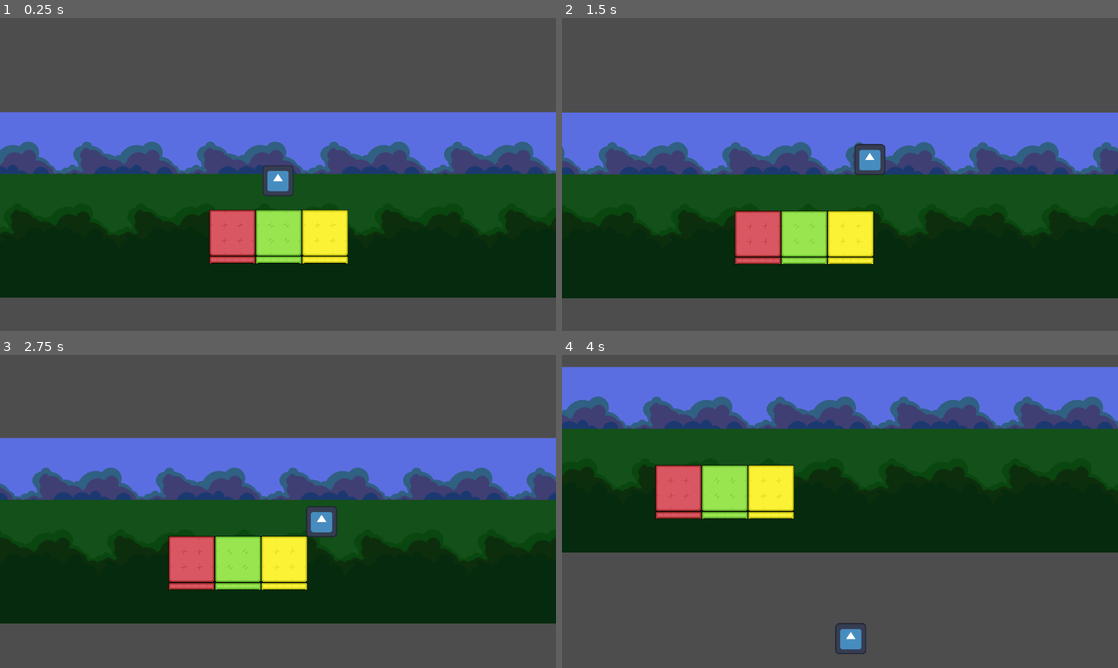
Above: before the commit, frames 1-4 (two rows, left to right).
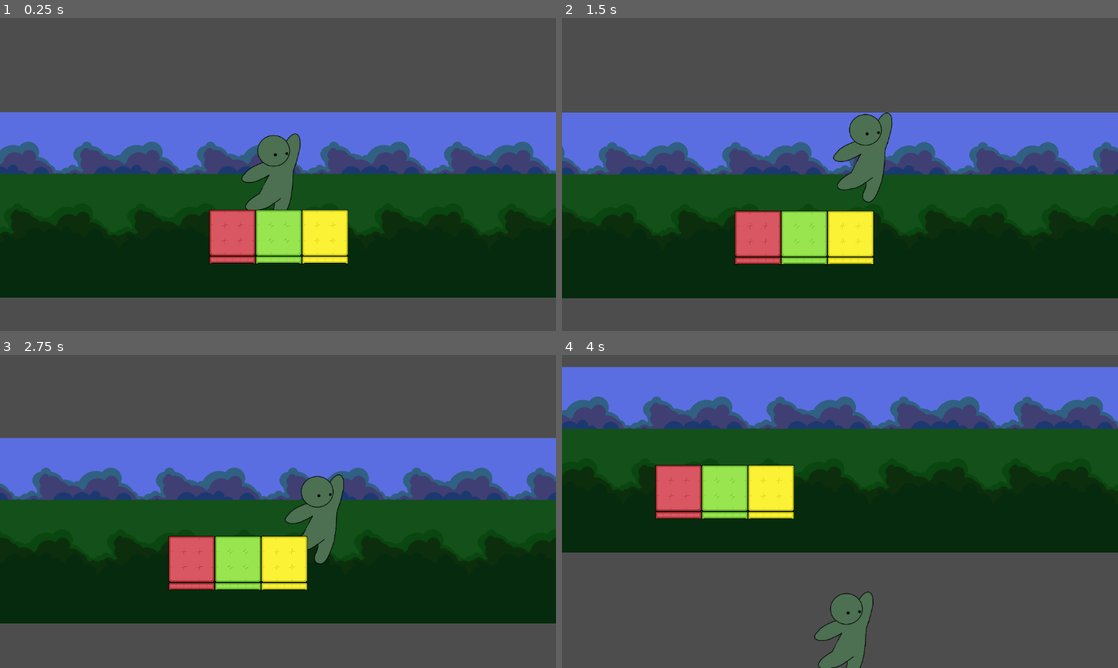
Above: after the commit, the same moments.

Repository: Red-Wool/CozyGameJam2025
Game: Godot game, scene res://world_scene.tscn
Two runs of this game, one before a commit and one after it. Both use one fixed random seed, a clock stepped at 60 frames per second and the inputs below. The engine's default icon, where the game draws it, is replaced by a stand-in: a white triangle on a blue panel in a dark square.
Inputs:
- Up to frame 1 (0.25 s): no input
- Up to frame 2 (1.5 s): hold D (right) 0.53-1.28 s; tap W (glide) at 0.6, 1.35 s; tap Space (jump) at 0.77 s; hold A (left) from 1.28 s (still down)
- Up to frame 3 (2.75 s): tap Space (jump) at 1.52 s; release A (left) at 2.03 s; hold D (right) from 2.03 s (still down); tap W (glide) at 2.1 s
- Up to frame 4 (4 s): tap W (glide) at 2.85, 3.6 s; tap Space (jump) at 3.02, 3.77 s; release D (right) at 3.53 s; hold A (left) from 3.53 s (still down)

The runs differ from the first frame. In frame 1, 1.7% of the frame differs, in the area x 43-55%, y 36-62%; in frame 2, 1.8%, in the area x 48-60%, y 30-59%; in frame 3, 1.7%; in frame 4, 1.7%.

Commit message:
This isnt much, I'm just gonna save it tonight and work on it tmr morning

Diff:
--- /dev/null
+++ b/Scenes/Gravity Test.tscn
@@ -0,0 +1,3 @@
+[gd_scene format=3 uid="uid://c8ofvfnw6s5li"]
+
+[node name="GravityTest" type="Node2D"]
--- /dev/null
+++ b/Scenes/greenleafman.tscn
@@ -0,0 +1,8 @@
+[gd_scene load_steps=2 format=3 uid="uid://uudabjptccdp"]
+
+[ext_resource type="Texture2D" uid="uid://bg60h45j7fn4v" path="res://textures/leafBase.png" id="1_v7a7j"]
+
+[node name="RigidBody2D" type="RigidBody2D"]
+
+[node name="Sprite2D" type="Sprite2D" parent="."]
+texture = ExtResource("1_v7a7j")
--- /dev/null
+++ b/collision.gd
@@ -0,0 +1,11 @@
+extends CollisionShape2D
+
+
+# Called when the node enters the scene tree for the first time.
+func _ready() -> void:
+	pass # Replace with function body.
+
+
+# Called every frame. 'delta' is the elapsed time since the previous frame.
+func _process(delta: float) -> void:
+	pass
--- a/world_scene.tscn
+++ b/world_scene.tscn
@@ -1,9 +1,10 @@
-[gd_scene load_steps=8 format=3 uid="uid://ci01t4y7841nj"]
+[gd_scene load_steps=9 format=3 uid="uid://ci01t4y7841nj"]
 
 [ext_resource type="Script" uid="uid://dp10ublv68ard" path="res://Camera.gd" id="1_4qeqg"]
 [ext_resource type="Texture2D" uid="uid://chijj3lkgctan" path="res://Art/BaseballBG.png" id="2_3gybg"]
 [ext_resource type="Script" uid="uid://cy1hqn05suj1t" path="res://Player.gd" id="3_77iun"]
-[ext_resource type="Texture2D" uid="uid://dsyyt22ddvvgx" path="res://icon.svg" id="4_ijqok"]
+[ext_resource type="Texture2D" uid="uid://bg60h45j7fn4v" path="res://textures/leafBase.png" id="4_3gybg"]
+[ext_resource type="Script" uid="uid://c86o0gbxrq5ki" path="res://collision.gd" id="5_3gybg"]
 [ext_resource type="Texture2D" uid="uid://crk1opa2sn72e" path="res://Art/TempGround.png" id="5_cbn5i"]
 
 [sub_resource type="RectangleShape2D" id="RectangleShape2D_77iun"]
@@ -45,10 +46,11 @@
 jump_power = 30000.0
 
 [node name="Visual" type="Sprite2D" parent="Player"]
-texture = ExtResource("4_ijqok")
+texture = ExtResource("4_3gybg")
 
 [node name="Collision" type="CollisionShape2D" parent="Player"]
 shape = SubResource("RectangleShape2D_77iun")
+script = ExtResource("5_3gybg")
 
 [node name="Raycast" type="RayCast2D" parent="Player"]
 target_position = Vector2(0, 64)
Not shown, added: collision.gd.uid
Binary file added: textures/leafBase.png
Not shown, added: textures/leafBase.png.import
